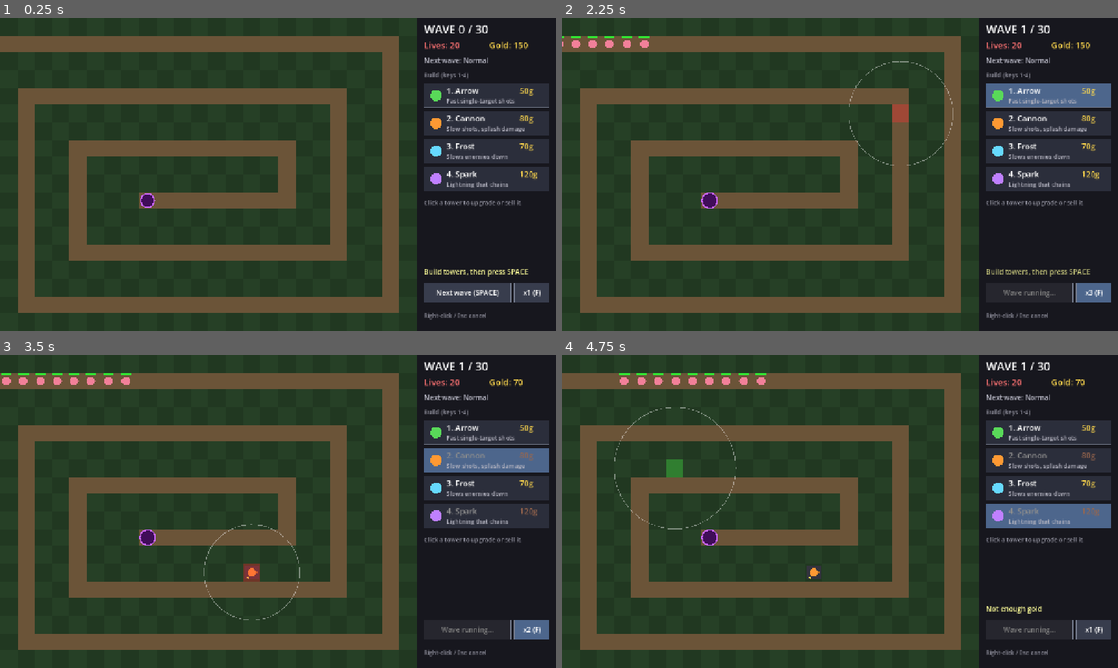
Above: before the commit, frames 1-4 (two rows, left to right).
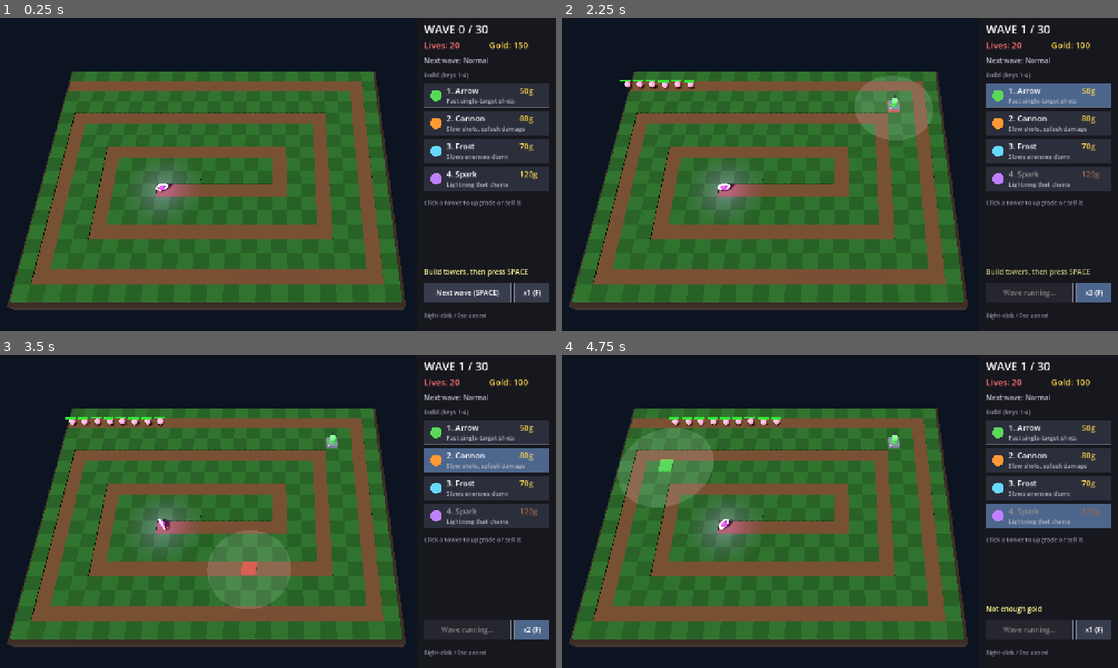
Above: after the commit, the same moments.

Repository: gettic/Gettics-first-TD
Game: Godot game, scene res://main.tscn
Same seed, same stepped clock (60 frames per second), same inputs: the game is played once before the commit and once after it.
Inputs (mouse positions are in pixels of both pictures, inside the frame that each line leads up to):
- Up to frame 1 (0.25 s): no input
- Up to frame 2 (2.25 s): tap Enter at 0.5 s; move the mouse to (962, 158) at 0.52 s; tap F at 0.6, 1.35 s; click (962, 158) at 0.67 s; tap Space at 0.77, 1.25, 1.52 s; move the mouse to (728, 190) at 1.27 s; hold S 1.28-2.03 s; click (728, 190) at 1.42 s; move the mouse to (895, 105) at 2.02 s; tap 1 at 2.1 s; click (895, 105) at 2.17 s
- Up to frame 3 (3.5 s): tap F at 2.3, 3.05 s; move the mouse to (250, 574) at 2.77 s; tap 2 at 2.85 s; click (250, 574) at 2.92 s; tap Space at 3.02 s
- Up to frame 4 (4.75 s): move the mouse to (1006, 558) at 3.52 s; hold S from 3.53 s (still down); tap 3 at 3.6 s; click (1006, 558) at 3.67 s; tap Space at 3.77, 4.52 s; tap F at 3.8, 4.55 s; move the mouse to (673, 464) at 4.27 s; tap 4 at 4.35 s; click (673, 464) at 4.42 s

The runs differ from the first frame. In frame 1, 73% of the frame differs, in the area x 0-75%, y 0-100%; in frame 2, 73%; in frame 3, 73%; in frame 4, 73%, in the area x 0-96%, y 0-100%.

Commit message:
Make the game 3D
- 3D map with raised grass, sunken path and a glowing portal
- Angled camera with mouse picking on the 3D map
- 3D tower models: Arrow and Cannon aim, Frost crystal, Spark orb
- Bouncing 3D enemies; armored look metallic, bosses wear a crown
- Cannon explosions and lightning effects
- Update README and screenshot for the 3D version

Diff:
--- a/main.gd
+++ b/main.gd
@@ -1,13 +1,16 @@
-extends Node2D
-## Spiral TD - a small tower defense game.
+extends Node3D
+## Gettic's first TD - a small 3D tower defense game.
 ## Enemies walk a spiral path toward the portal in the middle.
-## Everything is drawn with simple shapes in _draw(), so there are no assets.
+## The game logic runs on a flat map measured in pixels (CELL pixels per tile).
+## to3d() turns those positions into the 3D world, where one tile is one unit.
+## The side panel, health bars and lightning are drawn in 2D on top (draw_hud).
 
 const CELL := 40
 const COLS := 24
 const ROWS := 18
-const MAP_W := COLS * CELL
-const MAP_H := ROWS * CELL
+const SCREEN_W := 1280
+const SCREEN_H := 720
+const PANEL_LEFT := 960
 const MAX_WAVE := 30
 const START_GOLD := 150
 const START_LIVES := 20
@@ -61,8 +64,8 @@
 	},
 }
 
-# Panel layout
-const PANEL_X := MAP_W + 16
+# Panel layout (screen pixels)
+const PANEL_X := PANEL_LEFT + 16
 const UPGRADE_RECT := Rect2(PANEL_X, 480, 140, 40)
 const SELL_RECT := Rect2(PANEL_X + 148, 480, 140, 40)
 const WAVE_RECT := Rect2(PANEL_X, 610, 200, 44)
@@ -84,6 +87,9 @@
 	var slow_time := 0.0
 	var traveled := 0.0
 	var dead := false
+	var node: MeshInstance3D
+	var mat: StandardMaterial3D
+	var bob := 0.0
 
 
 class Tower:
@@ -93,7 +99,9 @@
 	var level := 0
 	var cooldown := 0.0
 	var spent := 0
-	var aim := Vector2.RIGHT
+	var aim := Vector2.UP
+	var node: Node3D
+	var head: Node3D
 
 
 class Shot:
@@ -104,6 +112,7 @@
 	var level := 0
 	var speed := 420.0
 	var done := false
+	var node: MeshInstance3D
 
 
 var path_cells := {}
@@ -127,6 +136,21 @@
 var message := ""
 var message_time := 0.0
 var font: Font
+var time := 0.0
+
+# 3D scene pieces
+var camera: Camera3D
+var hud: Node2D
+var portal: Node3D
+var range_disc: MeshInstance3D
+var ghost: MeshInstance3D
+var ghost_mat: StandardMaterial3D
+var stone_mat: StandardMaterial3D
+var dark_mat: StandardMaterial3D
+var gold_mat: StandardMaterial3D
+var pip_mesh: SphereMesh
+var boom_mesh: SphereMesh
+var shot_mats := {}
 
 
 func _ready() -> void:
@@ -144,10 +168,20 @@
 			c += step
 	for w in WAYPOINTS:
 		path_points.append(cell_center(w))
+	build_world()
 	new_game()
 
 
 func new_game() -> void:
+	for e in enemies:
+		e.node.queue_free()
+	for t: Tower in towers.values():
+		t.node.queue_free()
+	for s in shots:
+		s.node.queue_free()
+	for fx in effects:
+		if fx.has("node"):
+			fx["node"].queue_free()
 	enemies.clear()
 	towers.clear()
 	shots.clear()
@@ -168,14 +202,31 @@
 	return Vector2(c.x * CELL + CELL / 2.0, c.y * CELL + CELL / 2.0)
 
 
+func to3d(p: Vector2, height := 0.0) -> Vector3:
+	return Vector3(p.x / CELL, height, p.y / CELL)
+
+
+func mouse_over_panel() -> bool:
+	return get_viewport().get_mouse_position().x >= PANEL_LEFT
+
+
+# Finds the map tile under the mouse by shooting a ray from the camera to the ground.
 func mouse_cell() -> Vector2i:
-	var p := get_global_mouse_position()
-	return Vector2i(floori(p.x / CELL), floori(p.y / CELL))
+	var mp := get_viewport().get_mouse_position()
+	var from := camera.project_ray_origin(mp)
+	var dir := camera.project_ray_normal(mp)
+	if absf(dir.y) < 0.0001:
+		return Vector2i(-100, -100)
+	var hit := from + dir * (-from.y / dir.y)
+	return Vector2i(floori(hit.x), floori(hit.z))
+
+
+func in_map(c: Vector2i) -> bool:
+	return c.x >= 0 and c.y >= 0 and c.x < COLS and c.y < ROWS
 
 
 func can_build(c: Vector2i) -> bool:
-	return c.x >= 0 and c.y >= 0 and c.x < COLS and c.y < ROWS \
-		and not path_cells.has(c) and not towers.has(c)
+	return in_map(c) and not path_cells.has(c) and not towers.has(c)
 
 
 func flash(text: String) -> void:
@@ -185,6 +236,226 @@
 
 func tower_button_rect(i: int) -> Rect2:
 	return Rect2(PANEL_X, 150 + i * 64, 288, 56)
+
+
+# ---------------------------------------------------------------- 3D world
+
+func mat(col: Color, glow := 0.0, alpha := 1.0) -> StandardMaterial3D:
+	var m := StandardMaterial3D.new()
+	m.albedo_color = Color(col, alpha)
+	if glow > 0.0:
+		m.emission_enabled = true
+		m.emission = col
+		m.emission_energy_multiplier = glow
+	if alpha < 1.0:
+		m.transparency = BaseMaterial3D.TRANSPARENCY_ALPHA
+	return m
+
+
+func add_mesh(parent: Node3D, mesh: Mesh, material: Material, pos := Vector3.ZERO) -> MeshInstance3D:
+	var mi := MeshInstance3D.new()
+	mi.mesh = mesh
+	mi.material_override = material
+	mi.position = pos
+	parent.add_child(mi)
+	return mi
+
+
+func build_world() -> void:
+	var env := Environment.new()
+	env.background_mode = Environment.BG_COLOR
+	env.background_color = Color(0.015, 0.02, 0.03)
+	env.ambient_light_source = Environment.AMBIENT_SOURCE_COLOR
+	env.ambient_light_color = Color(0.55, 0.6, 0.7)
+	env.ambient_light_energy = 0.35
+	env.tonemap_mode = Environment.TONE_MAPPER_FILMIC
+	env.glow_enabled = true
+	var world_env := WorldEnvironment.new()
+	world_env.environment = env
+	add_child(world_env)
+
+	var sun := DirectionalLight3D.new()
+	sun.rotation_degrees = Vector3(-55, -30, 0)
+	sun.light_energy = 1.0
+	sun.shadow_enabled = true
+	sun.directional_shadow_max_distance = 60.0
+	add_child(sun)
+
+	camera = Camera3D.new()
+	camera.fov = 40.0
+	camera.position = Vector3(COLS / 2.0, 27.0, ROWS / 2.0 + 14.0)
+	add_child(camera)
+	camera.look_at(Vector3(COLS / 2.0, 0.0, ROWS / 2.0 + 0.3))
+	# Shift the view so the map is centered in the area left of the side panel
+	camera.h_offset = 4.4
+
+	# Ground: grass tiles, with the path sunk a little lower
+	var tile := BoxMesh.new()
+	tile.size = Vector3(1, 0.5, 1)
+	var grass_a := mat(Color(0.11, 0.24, 0.09))
+	var grass_b := mat(Color(0.13, 0.28, 0.11))
+	var dirt := mat(Color(0.3, 0.2, 0.12))
+	for x in COLS:
+		for y in ROWS:
+			if path_cells.has(Vector2i(x, y)):
+				add_mesh(self, tile, dirt, Vector3(x + 0.5, -0.33, y + 0.5))
+			else:
+				add_mesh(self, tile, grass_a if (x + y) % 2 == 0 else grass_b, Vector3(x + 0.5, -0.25, y + 0.5))
+	var base := BoxMesh.new()
+	base.size = Vector3(COLS + 0.6, 1.0, ROWS + 0.6)
+	add_mesh(self, base, mat(Color(0.16, 0.12, 0.09)), Vector3(COLS / 2.0, -0.85, ROWS / 2.0))
+
+	# Portal at the end of the path
+	portal = Node3D.new()
+	portal.position = to3d(path_points[path_points.size() - 1])
+	add_child(portal)
+	var ring := TorusMesh.new()
+	ring.inner_radius = 0.28
+	ring.outer_radius = 0.42
+	var ring_node := add_mesh(portal, ring, mat(Color(0.75, 0.35, 1.0), 2.5), Vector3(0, 0.5, 0))
+	ring_node.rotation_degrees.x = 90
+	var core := SphereMesh.new()
+	core.radius = 0.22
+	core.height = 0.44
+	add_mesh(portal, core, mat(Color(0.35, 0.1, 0.55), 1.5), Vector3(0, 0.5, 0))
+	var portal_light := OmniLight3D.new()
+	portal_light.light_color = Color(0.7, 0.35, 1.0)
+	portal_light.omni_range = 3.0
+	portal_light.light_energy = 1.5
+	portal_light.position = Vector3(0, 0.8, 0)
+	portal.add_child(portal_light)
+
+	# Range circle and build preview
+	var disc := CylinderMesh.new()
+	disc.top_radius = 1.0
+	disc.bottom_radius = 1.0
+	disc.height = 0.02
+	disc.radial_segments = 48
+	range_disc = add_mesh(self, disc, mat(Color.WHITE, 0.0, 0.07))
+	range_disc.cast_shadow = GeometryInstance3D.SHADOW_CASTING_SETTING_OFF
+	range_disc.visible = false
+	var ghost_mesh := BoxMesh.new()
+	ghost_mesh.size = Vector3(0.95, 0.1, 0.95)
+	ghost_mat = mat(Color.GREEN, 0.0, 0.4)
+	ghost = add_mesh(self, ghost_mesh, ghost_mat)
+	ghost.visible = false
+
+	# Shared materials and meshes
+	stone_mat = mat(Color(0.35, 0.35, 0.4))
+	dark_mat = mat(Color(0.15, 0.15, 0.18))
+	gold_mat = mat(Color(1.0, 0.85, 0.3), 1.0)
+	pip_mesh = SphereMesh.new()
+	pip_mesh.radius = 0.05
+	pip_mesh.height = 0.1
+	boom_mesh = SphereMesh.new()
+	boom_mesh.radius = 1.0
+	boom_mesh.height = 2.0
+
+	# 2D layer for the panel, health bars and lightning
+	var layer := CanvasLayer.new()
+	add_child(layer)
+	hud = Node2D.new()
+	layer.add_child(hud)
+	hud.draw.connect(draw_hud)
+
+
+func build_tower_node(t: Tower) -> void:
+	if t.node != null:
+		t.node.queue_free()
+	var col: Color = TOWERS[t.type]["color"]
+	var root := Node3D.new()
+	root.position = to3d(t.pos)
+	add_child(root)
+	var base := BoxMesh.new()
+	base.size = Vector3(0.8, 0.3, 0.8)
+	add_mesh(root, base, stone_mat, Vector3(0, 0.15, 0))
+	# The tower gets taller with each level
+	var h := 0.35 + t.level * 0.2
+	var body := CylinderMesh.new()
+	body.top_radius = 0.2
+	body.bottom_radius = 0.28
+	body.height = h
+	add_mesh(root, body, mat(col.darkened(0.3)), Vector3(0, 0.3 + h / 2.0, 0))
+	var head := Node3D.new()
+	head.position = Vector3(0, 0.3 + h + 0.15, 0)
+	root.add_child(head)
+	match t.type:
+		"arrow":
+			var box := BoxMesh.new()
+			box.size = Vector3(0.34, 0.22, 0.34)
+			add_mesh(head, box, mat(col))
+			var barrel := BoxMesh.new()
+			barrel.size = Vector3(0.07, 0.07, 0.4)
+			add_mesh(head, barrel, dark_mat, Vector3(0, 0.02, -0.3))
+		"cannon":
+			var ball := SphereMesh.new()
+			ball.radius = 0.24
+			ball.height = 0.48
+			add_mesh(head, ball, mat(col))
+			var barrel := CylinderMesh.new()
+			barrel.top_radius = 0.08
+			barrel.bottom_radius = 0.1
+			barrel.height = 0.45
+			add_mesh(head, barrel, dark_mat, Vector3(0, 0.04, -0.28)).rotation_degrees.x = 90
+		"frost":
+			# Two four-sided cones make a crystal
+			var cone := CylinderMesh.new()
+			cone.top_radius = 0.0
+			cone.bottom_radius = 0.18
+			cone.height = 0.35
+			cone.radial_segments = 4
+			cone.rings = 1
+			var crystal := mat(col, 1.2)
+			add_mesh(head, cone, crystal, Vector3(0, 0.17, 0))
+			add_mesh(head, cone, crystal, Vector3(0, -0.17, 0)).rotation_degrees.x = 180
+		"spark":
+			var orb := SphereMesh.new()
+			orb.radius = 0.2
+			orb.height = 0.4
+			add_mesh(head, orb, mat(col, 2.0), Vector3(0, 0.1, 0))
+			var ring := TorusMesh.new()
+			ring.inner_radius = 0.26
+			ring.outer_radius = 0.31
+			add_mesh(head, ring, dark_mat, Vector3(0, 0.1, 0)).rotation_degrees.x = 60
+	for i in t.level + 1:
+		add_mesh(root, pip_mesh, gold_mat, Vector3(-0.3 + i * 0.2, 0.32, 0.36))
+	t.node = root
+	t.head = head
+
+
+func update_visuals(delta: float) -> void:
+	time += delta
+	portal.rotation.y += delta * 1.5
+	for e in enemies:
+		var r := e.radius / CELL
+		e.node.position = to3d(e.pos, -0.08 + r + absf(sin(time * 8.0 + e.bob)) * 0.06)
+		e.mat.albedo_color = e.color.lerp(Color(0.55, 0.9, 1.0), 0.55) if e.slow_time > 0.0 else e.color
+	for t: Tower in towers.values():
+		if t.type == "arrow" or t.type == "cannon":
+			t.head.rotation.y = atan2(-t.aim.x, -t.aim.y)
+		else:
+			t.head.rotation.y += delta * 2.0
+	for s in shots:
+		s.node.position = to3d(s.pos, 0.6)
+
+	range_disc.visible = false
+	ghost.visible = false
+	if selected != null:
+		show_range(selected.pos, TOWERS[selected.type]["range"][selected.level])
+	elif build_type != "" and not mouse_over_panel() and state == "playing":
+		var c := mouse_cell()
+		if in_map(c):
+			ghost.visible = true
+			ghost.position = Vector3(c.x + 0.5, 0.05, c.y + 0.5)
+			ghost_mat.albedo_color = Color(0.3, 1, 0.3, 0.4) if can_build(c) else Color(1, 0.2, 0.2, 0.4)
+			show_range(cell_center(c), TOWERS[build_type]["range"][0])
+
+
+func show_range(p: Vector2, rng: float) -> void:
+	range_disc.visible = true
+	range_disc.position = to3d(p, 0.02)
+	var s := rng / CELL
+	range_disc.scale = Vector3(s, 1, s)
 
 
 # ---------------------------------------------------------------- waves
@@ -239,6 +510,22 @@
 			e.leak = 5
 			e.color = Color(0.9, 0.15, 0.15)
 	e.hp = e.max_hp
+
+	var r := e.radius / CELL
+	var ball := SphereMesh.new()
+	ball.radius = r
+	ball.height = r * 2.0
+	e.mat = mat(e.color)
+	if kind == "armored":
+		e.mat.metallic = 0.8
+		e.mat.roughness = 0.3
+	e.node = add_mesh(self, ball, e.mat, to3d(e.pos, r))
+	if kind == "boss":
+		var crown := TorusMesh.new()
+		crown.inner_radius = 0.1
+		crown.outer_radius = 0.17
+		add_mesh(e.node, crown, gold_mat, Vector3(0, r * 0.95, 0))
+	e.bob = randf() * TAU
 	enemies.append(e)
 
 
@@ -265,7 +552,8 @@
 				state = "won"
 			else:
 				flash("Wave %d cleared! +%d gold" % [wave, bonus])
-	queue_redraw()
+	update_visuals(delta)
+	hud.queue_redraw()
 
 
 func update_spawning(dt: float) -> void:
@@ -327,6 +615,12 @@
 			s.level = t.level
 			if t.type == "cannon":
 				s.speed = 300.0
+			if not shot_mats.has(t.type):
+				shot_mats[t.type] = mat(data["color"], 2.0)
+			var ball := SphereMesh.new()
+			ball.radius = 0.12 if t.type == "cannon" else 0.07
+			ball.height = ball.radius * 2.0
+			s.node = add_mesh(self, ball, shot_mats[t.type], to3d(s.pos, 0.6))
 			shots.append(s)
 
 
@@ -344,7 +638,7 @@
 	var data: Dictionary = TOWERS["spark"]
 	var dmg: float = data["damage"][t.level]
 	var hit: Array[Enemy] = [first]
-	var points := PackedVector2Array([t.pos, first.pos])
+	var points := PackedVector3Array([t.node.position + t.head.position + Vector3(0, 0.1, 0), first.node.position])
 	damage_enemy(first, dmg)
 	var current := first
 	for i in range(data["chain"][t.level] - 1):
@@ -361,7 +655,7 @@
 		if next == null:
 			break
 		hit.append(next)
-		points.append(next.pos)
+		points.append(next.node.position)
 		damage_enemy(next, dmg)
 		current = next
 	effects.append({"kind": "bolt", "points": points, "time": 0.15, "max": 0.15})
@@ -381,6 +675,7 @@
 			s.pos += to.normalized() * step
 	for i in range(shots.size() - 1, -1, -1):
 		if shots[i].done:
+			shots[i].node.queue_free()
 			shots.remove_at(i)
 
 
@@ -394,7 +689,11 @@
 			for e in enemies:
 				if not e.dead and e.pos.distance_to(s.pos) <= r:
 					damage_enemy(e, dmg)
-			effects.append({"kind": "boom", "pos": s.pos, "radius": r, "time": 0.25, "max": 0.25})
+			var m := mat(Color(1.0, 0.55, 0.15), 1.5, 0.5)
+			var node := add_mesh(self, boom_mesh, m, to3d(s.pos, 0.2))
+			node.cast_shadow = GeometryInstance3D.SHADOW_CASTING_SETTING_OFF
+			node.scale = Vector3.ZERO
+			effects.append({"kind": "boom", "node": node, "mat": m, "radius": r, "time": 0.3, "max": 0.3})
 		"frost":
 			if alive:
 				var slow: float = data["slow"][s.level]
@@ -419,13 +718,25 @@
 func remove_dead() -> void:
 	for i in range(enemies.size() - 1, -1, -1):
 		if enemies[i].dead:
+			enemies[i].node.queue_free()
 			enemies.remove_at(i)
 
 
 func update_effects(delta: float) -> void:
-	for fx in effects:
+	for i in range(effects.size() - 1, -1, -1):
+		var fx: Dictionary = effects[i]
 		fx["time"] -= delta
-	effects = effects.filter(func(fx): return fx["time"] > 0.0)
+		if fx["time"] <= 0.0:
+			if fx.has("node"):
+				fx["node"].queue_free()
+			effects.remove_at(i)
+		elif fx["kind"] == "boom":
+			var a: float = fx["time"] / fx["max"]
+			var size: float = fx["radius"] / CELL * (1.2 - a * 0.4)
+			var node: MeshInstance3D = fx["node"]
+			var m: StandardMaterial3D = fx["mat"]
+			node.scale = Vector3(size, size * 0.6, size)
+			m.albedo_color = Color(m.albedo_color, a * 0.5)
 
 
 # ---------------------------------------------------------------- input
@@ -436,7 +747,7 @@
 			build_type = ""
 			selected = null
 		elif event.button_index == MOUSE_BUTTON_LEFT:
-			on_click(get_global_mouse_position())
+			on_click(get_viewport().get_mouse_position())
 	elif event is InputEventKey and event.pressed and not event.echo:
 		match event.keycode:
 			KEY_1, KEY_2, KEY_3, KEY_4:
@@ -460,7 +771,7 @@
 func on_click(p: Vector2) -> void:
 	if state != "playing":
 		return
-	if p.x >= MAP_W:
+	if p.x >= PANEL_LEFT:
 		for i in TOWER_TYPES.size():
 			if tower_button_rect(i).has_point(p):
 				choose_build(TOWER_TYPES[i])
@@ -502,6 +813,7 @@
 	t.spent = cost
 	gold -= cost
 	towers[c] = t
+	build_tower_node(t)
 
 
 func upgrade_selected() -> void:
@@ -517,12 +829,14 @@
 	gold -= cost
 	selected.spent += cost
 	selected.level += 1
+	build_tower_node(selected)
 
 
 func sell_selected() -> void:
 	if selected == null:
 		return
 	gold += int(selected.spent * 0.7)
+	selected.node.queue_free()
 	towers.erase(selected.cell)
 	selected = null
 
@@ -531,92 +845,35 @@
 	game_speed = game_speed % 3 + 1
 
 
-# ---------------------------------------------------------------- drawing
-
-func _draw() -> void:
-	draw_map()
-	draw_towers()
-	draw_enemies()
-	for s in shots:
-		draw_circle(s.pos, 5.0 if s.type == "cannon" else 3.5, TOWERS[s.type]["color"])
-	draw_effects()
-	draw_build_preview()
+# ---------------------------------------------------------------- 2D overlay
+
+func draw_hud() -> void:
+	draw_health_bars()
+	for fx in effects:
+		if fx["kind"] == "bolt":
+			var pts := PackedVector2Array()
+			for p in fx["points"]:
+				pts.append(camera.unproject_position(p))
+			var a: float = fx["time"] / fx["max"]
+			hud.draw_polyline(pts, Color(0.75, 0.5, 1.0, a * 0.5), 7.0)
+			hud.draw_polyline(pts, Color(0.95, 0.9, 1.0, a), 2.5)
 	draw_panel()
 	if state != "playing":
 		draw_end_screen()
 
 
-func draw_map() -> void:
-	for x in COLS:
-		for y in ROWS:
-			var c := Vector2i(x, y)
-			var col: Color
-			if path_cells.has(c):
-				col = Color(0.42, 0.33, 0.22)
-			elif (x + y) % 2 == 0:
-				col = Color(0.13, 0.22, 0.13)
-			else:
-				col = Color(0.15, 0.25, 0.15)
-			draw_rect(Rect2(x * CELL, y * CELL, CELL, CELL), col)
-	# Portal at the end of the path
-	var portal := path_points[path_points.size() - 1]
-	var pulse := 0.5 + 0.5 * sin(Time.get_ticks_msec() / 200.0)
-	draw_circle(portal, 17.0, Color(0.25, 0.05, 0.35))
-	draw_arc(portal, 15.0 + pulse * 3.0, 0, TAU, 32, Color(0.8, 0.4, 1.0), 3.0)
-
-
-func draw_towers() -> void:
-	if selected != null:
-		var rng: float = TOWERS[selected.type]["range"][selected.level]
-		draw_circle(selected.pos, rng, Color(1, 1, 1, 0.08))
-		draw_arc(selected.pos, rng, 0, TAU, 64, Color(1, 1, 1, 0.5), 1.5)
-	for t: Tower in towers.values():
-		var col: Color = TOWERS[t.type]["color"]
-		var base := Rect2(t.pos - Vector2(16, 16), Vector2(32, 32))
-		draw_rect(base, Color(0.2, 0.2, 0.24))
-		if t == selected:
-			draw_rect(base, Color.WHITE, false, 2.0)
-		draw_line(t.pos, t.pos + t.aim * 15.0, col.darkened(0.3), 5.0)
-		draw_circle(t.pos, 9.0 + t.level * 1.5, col)
-		for i in t.level + 1:
-			draw_circle(t.pos + Vector2(-9 + i * 6, 13), 2.0, Color(1, 0.9, 0.3))
-
-
-func draw_enemies() -> void:
+func draw_health_bars() -> void:
 	for e in enemies:
-		draw_circle(e.pos, e.radius, e.color)
-		if e.armor > 0.0:
-			draw_arc(e.pos, e.radius, 0, TAU, 24, Color(0.3, 0.3, 0.35), 2.0)
-		if e.slow_time > 0.0:
-			draw_arc(e.pos, e.radius + 2.0, 0, TAU, 24, Color(0.4, 0.85, 1.0), 2.0)
-		var w := e.radius * 2.0 + 4.0
-		var bar := Vector2(e.pos.x - w / 2.0, e.pos.y - e.radius - 8.0)
-		draw_rect(Rect2(bar, Vector2(w, 4)), Color(0.3, 0, 0))
-		draw_rect(Rect2(bar, Vector2(w * e.hp / e.max_hp, 4)), Color(0.2, 0.9, 0.2))
-
-
-func draw_effects() -> void:
-	for fx in effects:
-		var a: float = fx["time"] / fx["max"]
-		if fx["kind"] == "bolt":
-			draw_polyline(fx["points"], Color(0.85, 0.7, 1.0, a), 3.0)
-		else:
-			draw_circle(fx["pos"], fx["radius"] * (1.2 - a * 0.4), Color(1.0, 0.55, 0.15, a * 0.45))
-
-
-func draw_build_preview() -> void:
-	if build_type == "" or get_global_mouse_position().x >= MAP_W:
-		return
-	var c := mouse_cell()
-	var ok := can_build(c)
-	var col := Color(0.3, 1, 0.3, 0.35) if ok else Color(1, 0.2, 0.2, 0.35)
-	draw_rect(Rect2(c * CELL, Vector2(CELL, CELL)), col)
-	var rng: float = TOWERS[build_type]["range"][0]
-	draw_arc(cell_center(c), rng, 0, TAU, 64, Color(1, 1, 1, 0.4), 1.5)
+		var r := e.radius / CELL
+		var p := camera.unproject_position(e.node.position + Vector3(0, r + 0.25, 0))
+		var w := e.radius * 2.4
+		var bar := Vector2(p.x - w / 2.0, p.y)
+		hud.draw_rect(Rect2(bar, Vector2(w, 4)), Color(0.3, 0, 0))
+		hud.draw_rect(Rect2(bar, Vector2(w * e.hp / e.max_hp, 4)), Color(0.2, 0.9, 0.2))
 
 
 func text(pos: Vector2, s: String, size := 16, col := Color.WHITE) -> void:
-	draw_string(font, pos, s, HORIZONTAL_ALIGNMENT_LEFT, -1, size, col)
+	hud.draw_string(font, pos, s, HORIZONTAL_ALIGNMENT_LEFT, -1, size, col)
 
 
 func button(r: Rect2, label: String, enabled := true, active := false) -> void:
@@ -625,15 +882,15 @@
 		bg = Color(0.3, 0.4, 0.55)
 	elif not enabled:
 		bg = Color(0.15, 0.15, 0.18)
-	draw_rect(r, bg)
-	draw_rect(r, Color(0.45, 0.48, 0.55), false, 1.0)
+	hud.draw_rect(r, bg)
+	hud.draw_rect(r, Color(0.45, 0.48, 0.55), false, 1.0)
 	var size := font.get_string_size(label, HORIZONTAL_ALIGNMENT_LEFT, -1, 16)
 	var col := Color.WHITE if enabled else Color(0.5, 0.5, 0.5)
 	text(r.position + Vector2((r.size.x - size.x) / 2.0, r.size.y / 2.0 + 6.0), label, 16, col)
 
 
 func draw_panel() -> void:
-	draw_rect(Rect2(MAP_W, 0, 1280 - MAP_W, MAP_H), Color(0.09, 0.09, 0.12))
+	hud.draw_rect(Rect2(PANEL_LEFT, 0, SCREEN_W - PANEL_LEFT, SCREEN_H), Color(0.09, 0.09, 0.12))
 	text(Vector2(PANEL_X, 36), "WAVE %d / %d" % [wave, MAX_WAVE], 26)
 	text(Vector2(PANEL_X, 70), "Lives: %d" % lives, 20, Color(1, 0.45, 0.45))
 	text(Vector2(PANEL_X + 150, 70), "Gold: %d" % gold, 20, Color(1, 0.85, 0.3))
@@ -646,9 +903,9 @@
 		var data: Dictionary = TOWERS[type]
 		var r := tower_button_rect(i)
 		var affordable: bool = gold >= data["cost"][0]
-		draw_rect(r, Color(0.3, 0.4, 0.55) if build_type == type else Color(0.17, 0.18, 0.23))
-		draw_rect(r, Color(0.45, 0.48, 0.55), false, 1.0)
-		draw_circle(r.position + Vector2(28, 28), 13.0, data["color"])
+		hud.draw_rect(r, Color(0.3, 0.4, 0.55) if build_type == type else Color(0.17, 0.18, 0.23))
+		hud.draw_rect(r, Color(0.45, 0.48, 0.55), false, 1.0)
+		hud.draw_circle(r.position + Vector2(28, 28), 13.0, data["color"])
 		var name_col := Color.WHITE if affordable else Color(0.55, 0.55, 0.55)
 		text(r.position + Vector2(52, 24), "%d. %s" % [i + 1, data["name"]], 18, name_col)
 		text(r.position + Vector2(220, 24), "%dg" % data["cost"][0], 18, Color(1, 0.85, 0.3) if affordable else Color(0.6, 0.4, 0.3))
@@ -679,12 +936,12 @@
 
 
 func draw_end_screen() -> void:
-	draw_rect(Rect2(0, 0, MAP_W, MAP_H), Color(0, 0, 0, 0.6))
+	hud.draw_rect(Rect2(0, 0, PANEL_LEFT, SCREEN_H), Color(0, 0, 0, 0.6))
 	var title := "VICTORY!" if state == "won" else "GAME OVER"
 	var sub := "You survived all %d waves." % MAX_WAVE if state == "won" else "You reached wave %d." % wave
 	var size := font.get_string_size(title, HORIZONTAL_ALIGNMENT_LEFT, -1, 64)
-	text(Vector2((MAP_W - size.x) / 2.0, 320), title, 64, Color(1, 0.85, 0.3) if state == "won" else Color(1, 0.35, 0.35))
+	text(Vector2((PANEL_LEFT - size.x) / 2.0, 320), title, 64, Color(1, 0.85, 0.3) if state == "won" else Color(1, 0.35, 0.35))
 	size = font.get_string_size(sub, HORIZONTAL_ALIGNMENT_LEFT, -1, 22)
-	text(Vector2((MAP_W - size.x) / 2.0, 370), sub, 22)
+	text(Vector2((PANEL_LEFT - size.x) / 2.0, 370), sub, 22)
 	size = font.get_string_size("Press R to play again", HORIZONTAL_ALIGNMENT_LEFT, -1, 18)
-	text(Vector2((MAP_W - size.x) / 2.0, 410), "Press R to play again", 18, Color(0.8, 0.8, 0.8))
+	text(Vector2((PANEL_LEFT - size.x) / 2.0, 410), "Press R to play again", 18, Color(0.8, 0.8, 0.8))
--- a/main.tscn
+++ b/main.tscn
@@ -2,5 +2,5 @@
 
 [ext_resource type="Script" path="res://main.gd" id="1"]
 
-[node name="Main" type="Node2D"]
+[node name="Main" type="Node3D"]
 script = ExtResource("1")
Binary file changed: screenshot.png
